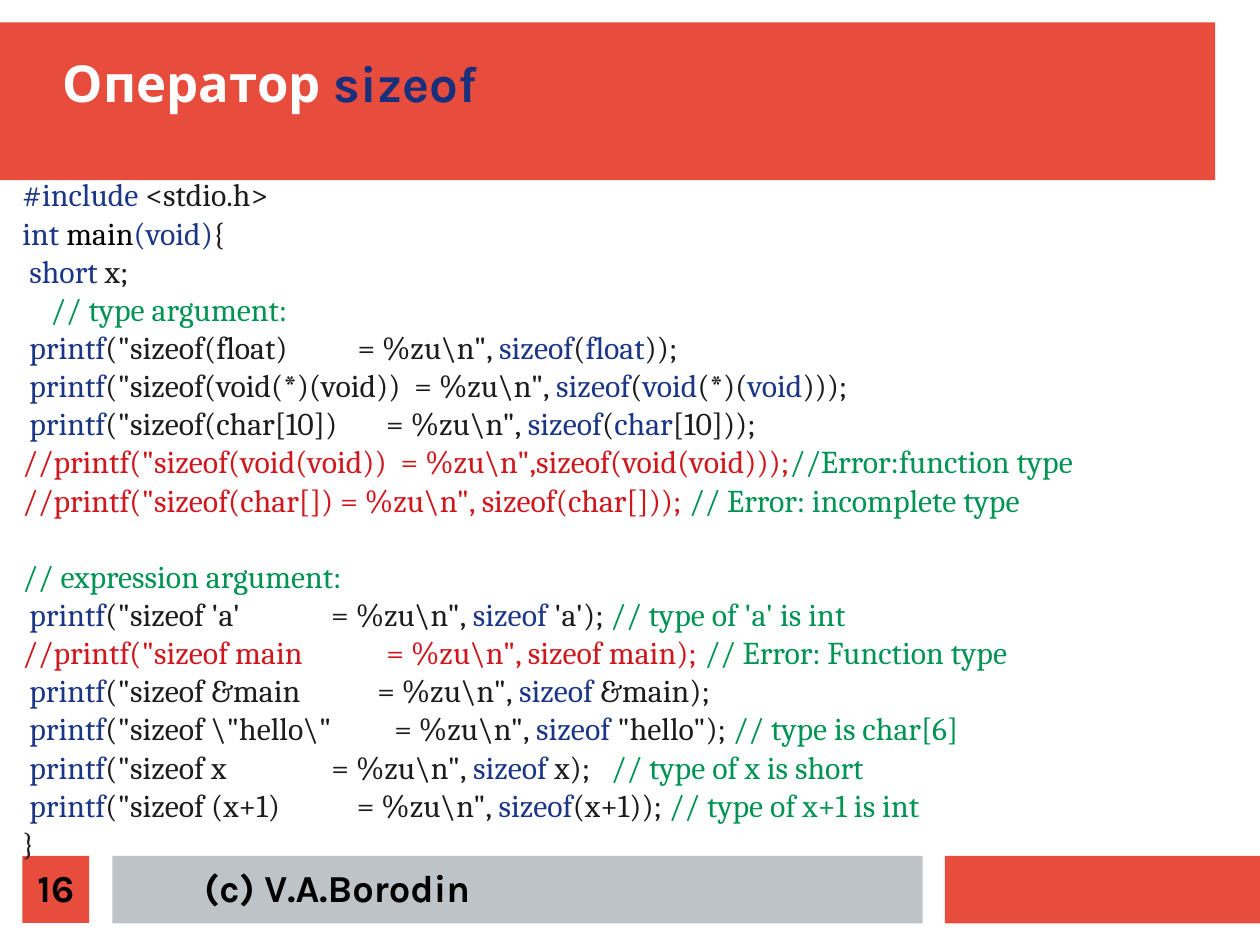
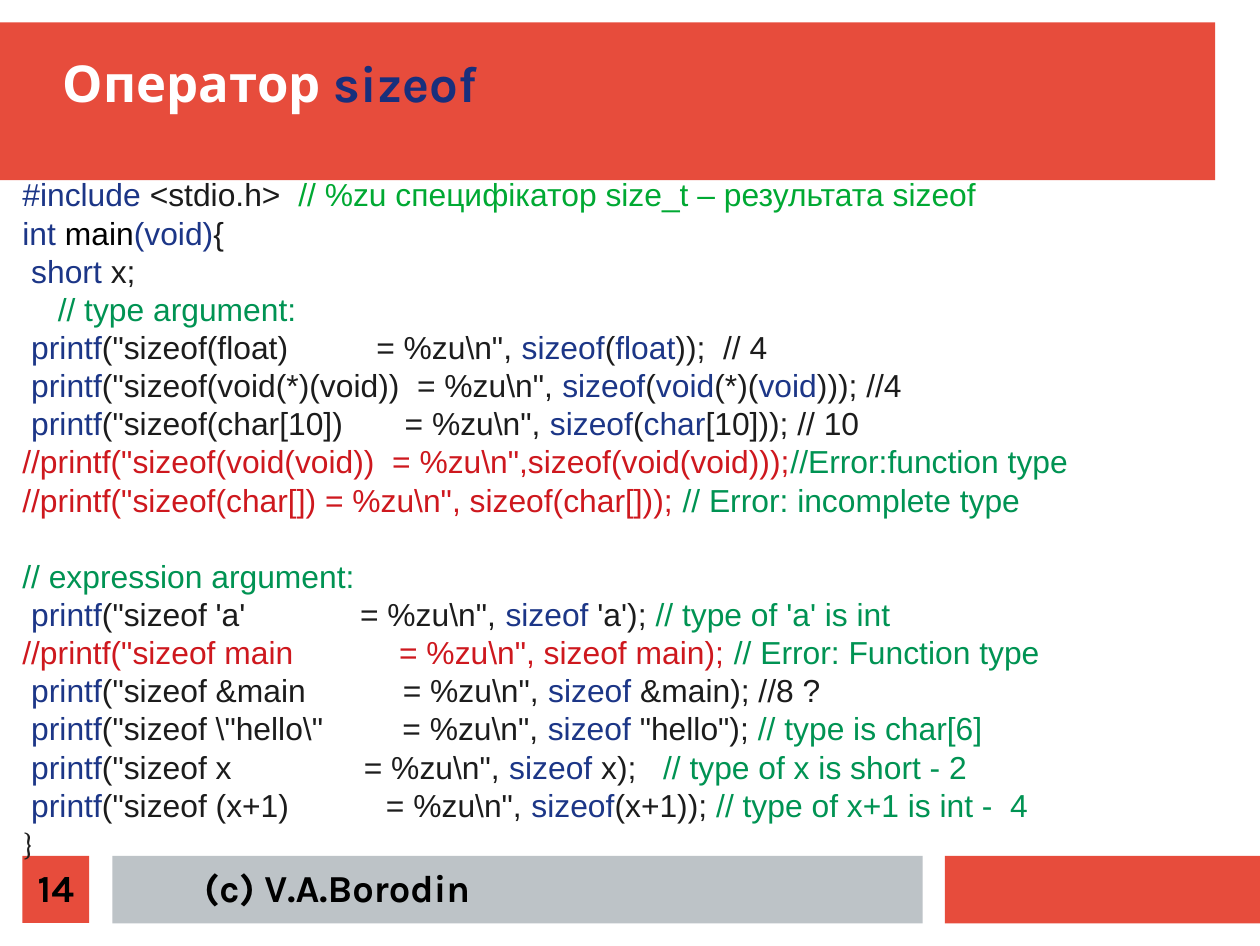
Before and after one commit to mecchmatProjects/CppCourse, a slide deck: slide 14 of Lect02/CppTutorUkr1.ppt (slide 16 before the commit). Drawn at 1260x946 pixels with LibreOffice and Linux fonts; fonts in the diff are those of the drawing. Boxes give left, top, right and bottom in pixels: in the first picture for what was removed or moved away, otherwise in the second. Text is boxed around its words. In the diff, an @@ line names an element or a change of style, - is before the commit and + after.

```diff
--- a/Lect02/CppTutorUkr1.ppt
+++ b/Lect02/CppTutorUkr1.ppt
@@ text at box(22, 183, 976, 212): text changed; font Cambria to Arial; text colour #1C1C1C to #00A933 @@
-#include <stdio.h>
+#include <stdio.h> // %zu специфікатор size_t – результата sizeof
@@ text at box(22, 222, 1068, 746): font Cambria to Arial in "int main(void){", "short x;", "// type argument:", "//printf("sizeof(void(void)) = %zu\n",sizeof(void(void)));// ..." and 5 more places @@
@@ text at box(31, 336, 901, 441): text changed; font Cambria to Arial @@
-printf("sizeof(float) = %zu\n", sizeof(float));
-printf("sizeof(void(*)(void)) = %zu\n", sizeof(void(*)(void)));
-printf("sizeof(char[10]) = %zu\n", sizeof(char[10]));
+printf("sizeof(float) = %zu\n", sizeof(float)); // 4
+printf("sizeof(void(*)(void)) = %zu\n", sizeof(void(*)(void))); //4
+printf("sizeof(char[10]) = %zu\n", sizeof(char[10])); // 10
@@ text at box(31, 679, 793, 708): text changed; font Cambria to Arial @@
-printf("sizeof &main = %zu\n", sizeof &main);
+printf("sizeof &main = %zu\n", sizeof &main); //8 ?
@@ text at box(31, 756, 1028, 822): text changed; font Cambria to Arial @@
-printf("sizeof x = %zu\n", sizeof x); // type of x is short
-printf("sizeof (x+1) = %zu\n", sizeof(x+1)); // type of x+1 is int
+printf("sizeof x = %zu\n", sizeof x); // type of x is short - 2
+printf("sizeof (x+1) = %zu\n", sizeof(x+1)); // type of x+1 is int - 4
@@ page number at box(38, 877, 74, 902): text changed @@
-16
+14
```
Also in this commit, not shown: 13 other slides changed, 2 slides added, 2 slides removed, 4 other files.
